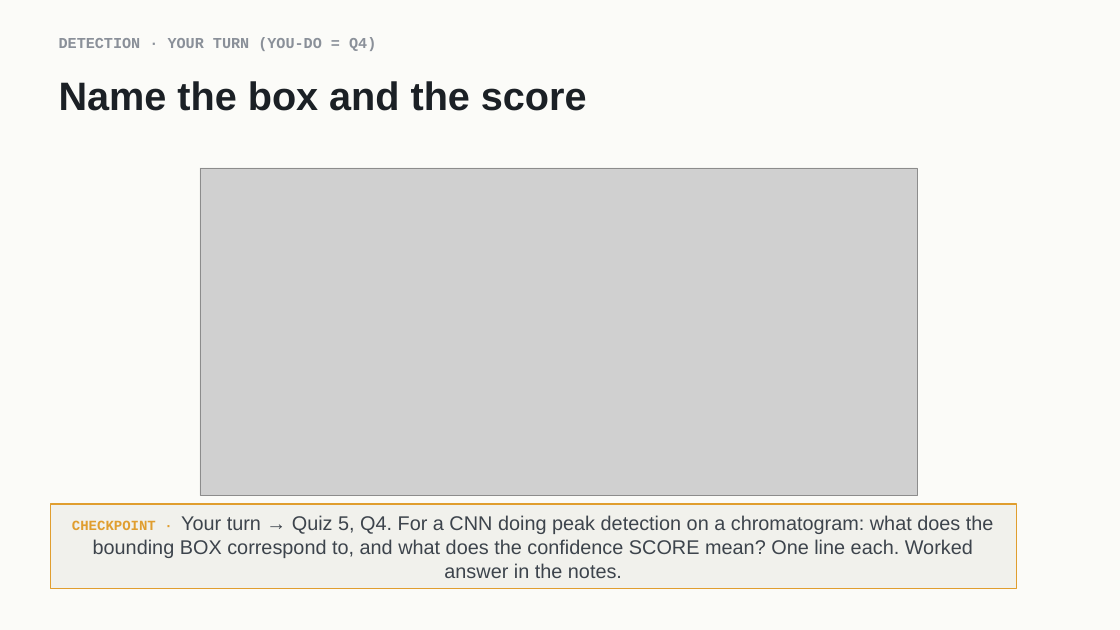
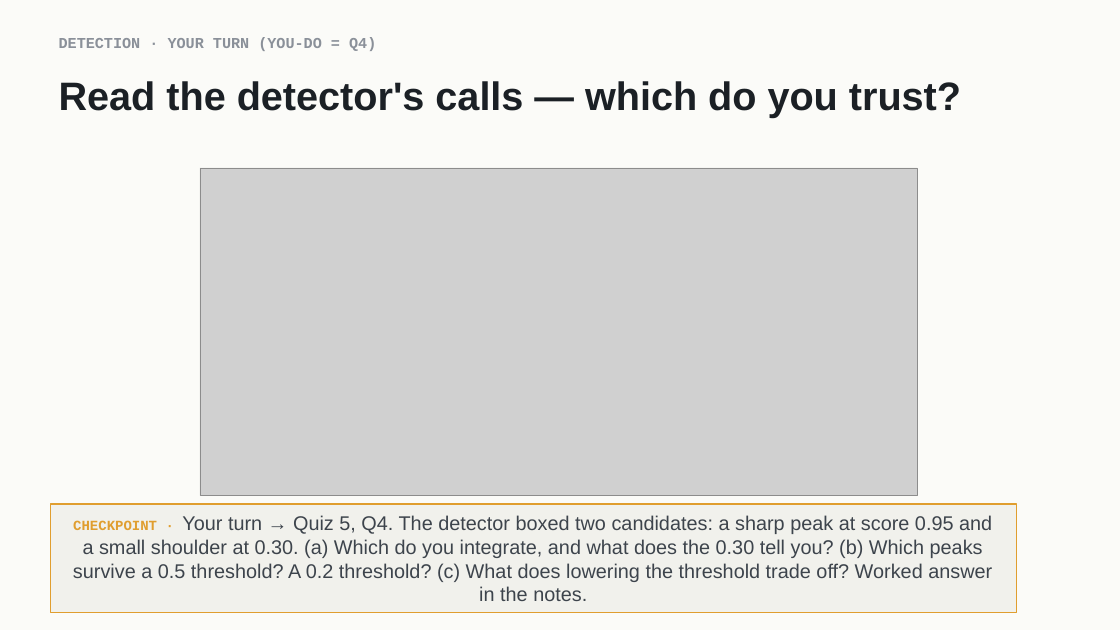
Before and after one commit to indigobio/msacl_dl_course, a slide deck: slide 29 of slides/pptx/lecture05_cnns.pptx. Drawn at 1120x630 pixels with LibreOffice and Linux fonts; fonts in the diff are those of the drawing; grey boxes stand for pictures. Boxes give left, top, right and bottom in pixels: in the first picture for what was removed or moved away, otherwise in the second. Text is boxed around its words. In the diff, an @@ line names an element or a change of style, - is before the commit and + after.

Commit message:
Lecture 5: upgrade Q4 from recall to a threshold DECIDE beat
Active-learning review: slide 29 / Quiz 5 Q4 changed from 'restate what box &
score mean' (recall of the slide-28 I-do) into a decide beat. New you-do figure
boxes two candidates with given scores (sharp peak 0.95, small shoulder 0.30);
students decide which to integrate, which survives a 0.5 vs 0.2 confidence
threshold, and name the trade-off (more recall vs more false peaks) tying back
to the Lecture 4/10 threshold dial. New peak_detection_decide() figure; deck
stays 32 slides. Rebuilt pptx force-added.

```diff
--- a/slides/pptx/lecture05_cnns.pptx
+++ b/slides/pptx/lecture05_cnns.pptx
@@ text at [59, 81, 961, 118]: text changed @@
-Name the box and the score
+Read the detector's calls — which do you trust?
@@ rectangle "CHECKPOINT · Your turn → ...": place and size @@
-rectangle "CHECKPOINT · Your turn → ..." at [50, 504, 1017, 589]
+rectangle "CHECKPOINT · Your turn → ..." at [50, 504, 1017, 613]
@@ text in rectangle at [73, 515, 992, 601]: text changed @@
-CHECKPOINT · Your turn → Quiz 5, Q4. For a CNN doing peak detection on a chromatogram: what does the bounding BOX correspond to, and what does the confidence SCORE mean? One line each. Worked answer in the notes.
+CHECKPOINT · Your turn → Quiz 5, Q4. The detector boxed two candidates: a sharp peak at score 0.95 and a small shoulder at 0.30. (a) Which do you integrate, and what does the 0.30 tell you? (b) Which peaks survive a 0.5 threshold? A 0.2 threshold? (c) What does lowering the threshold trade off? Worked answer in the notes.
```
Also in this commit, not shown: 4 other files.
